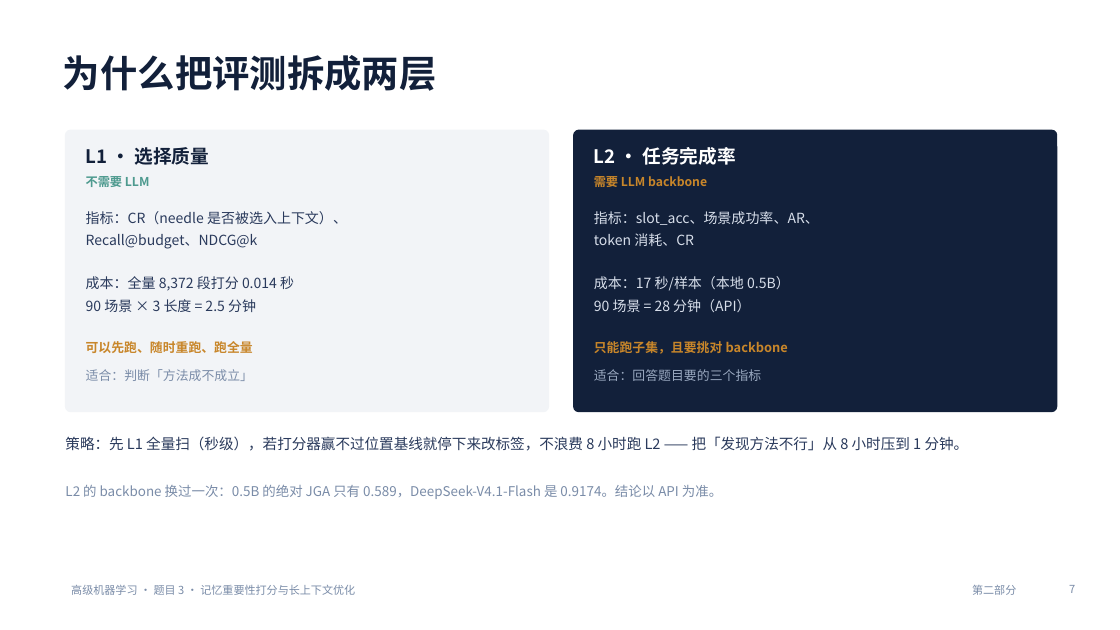
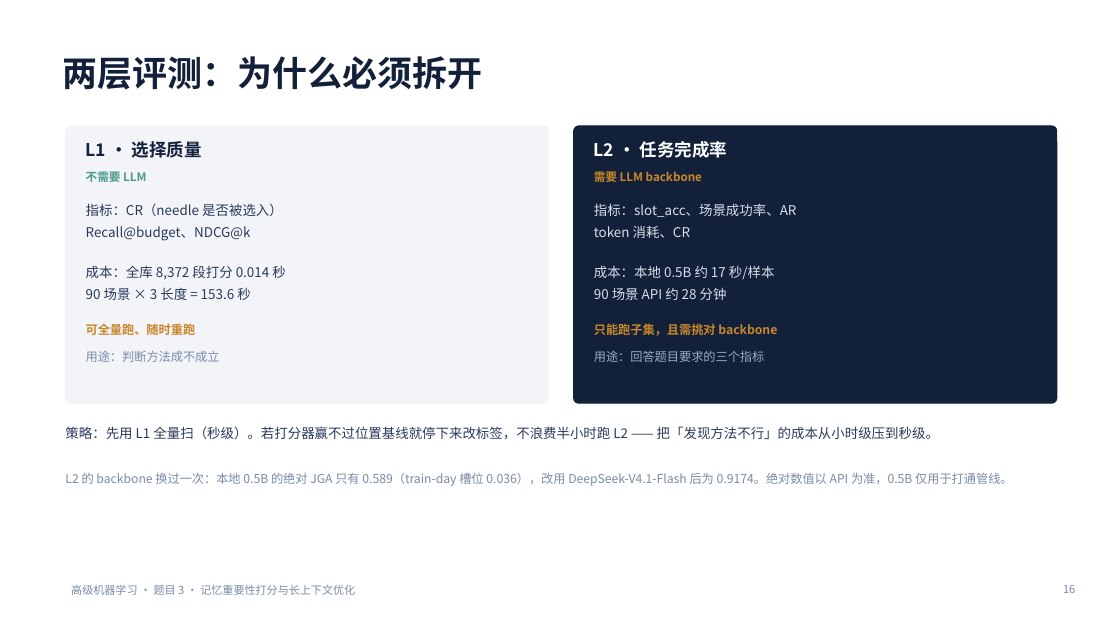
Before and after one commit to MinamiFi/machine_learning_homework, a slide deck: slide 16 of exp/slides/题目三_记忆打分_汇报.pptx (slide 7 before the commit). Drawn at 1120x630 pixels with LibreOffice and Linux fonts; fonts in the diff are those of the drawing. Boxes give left, top, right and bottom in pixels: in the first picture for what was removed or moved away, otherwise in the second. Text is boxed around its words. In the diff, an @@ line names an element or a change of style, - is before the commit and + after.

```diff
--- a/exp/slides/题目三_记忆打分_汇报.pptx
+++ b/exp/slides/题目三_记忆打分_汇报.pptx
@@ title at (63,56,483,90): text changed; size 32 to 30 pt @@
-为什么把评测拆成两层
+两层评测：为什么必须拆开
@@ rounded rectangle: place and size @@
-rounded rectangle at (66,130,549,412)
+rounded rectangle at (66,126,549,403)
@@ text "L1 · 选择质量" at (86,141,202,158): size 16 to 15 pt @@
@@ rounded rectangle: place and size @@
-rounded rectangle at (574,130,1057,412)
+rounded rectangle at (574,126,1057,403)
@@ text "L2 · 任务完成率" at (594,141,727,158): size 16 to 15 pt @@
@@ text "不需要 LLM" at (86,171,146,182): size 10.5 to 10 pt @@
@@ text "需要 LLM backbone" at (594,169,702,185): size 10.5 to 10 pt @@
@@ text at (86,203,283,216): text changed; size 12 to 11.5 pt @@
-指标：CR（needle 是否被选入上下文）、
+指标：CR（needle 是否被选入）
@@ text at (594,203,797,217): text changed; size 12 to 11.5 pt @@
-指标：slot_acc、场景成功率、AR、
+指标：slot_acc、场景成功率、AR
@@ text at (86,226,251,241): size 12 to 11.5 pt in "Recall@budget、NDCG@k" @@
@@ text at (594,225,690,238): size 12 to 11.5 pt in "token 消耗、CR" @@
@@ text at (86,265,285,300): text changed; size 12 to 11.5 pt @@
-成本：全量 8,372 段打分 0.014 秒
-90 场景 × 3 长度 = 2.5 分钟
+成本：全库 8,372 段打分 0.014 秒
+90 场景 × 3 长度 = 153.6 秒
@@ text at (594,265,775,300): text changed; size 12 to 11.5 pt @@
-成本：17 秒/样本（本地 0.5B）
-90 场景 = 28 分钟（API）
+成本：本地 0.5B 约 17 秒/样本
+90 场景 API 约 28 分钟
@@ text at (86,323,196,335): text changed; size 11 to 10.5 pt @@
-可以先跑、随时重跑、跑全量
+可全量跑、随时重跑
@@ text at (594,323,777,336): text changed; size 11 to 10.5 pt @@
-只能跑子集，且要挑对 backbone
+只能跑子集，且需挑对 backbone
@@ text at (86,351,220,362): text changed; size 11 to 10.5 pt @@
-适合：判断「方法成不成立」
+用途：判断方法成不成立
@@ text at (594,351,764,362): text changed; size 11 to 10.5 pt @@
-适合：回答题目要的三个指标
+用途：回答题目要求的三个指标
@@ text at (65,426,939,439): text changed; size 12.5 to 11.5 pt @@
-策略：先 L1 全量扫（秒级），若打分器赢不过位置基线就停下来改标签，不浪费 8 小时跑 L2 —— 把「发现方法不行」从 8 小时压到 1 分钟。
+策略：先用 L1 全量扫（秒级）。若打分器赢不过位置基线就停下来改标签，不浪费半小时跑 L2 —— 把「发现方法不行」的成本从小时级压到秒级。
@@ text at (65,473,1012,486): text changed; size 11.5 to 10.5 pt @@
-L2 的 backbone 换过一次：0.5B 的绝对 JGA 只有 0.589，DeepSeek-V4.1-Flash 是 0.9174。结论以 API 为准。
+L2 的 backbone 换过一次：本地 0.5B 的绝对 JGA 只有 0.589（train-day 槽位 0.036），改用 DeepSeek-V4.1-Flash 后为 0.9174。绝对数值以 API 为准，0.5B 仅用于打通管线。
@@ text removed at (972,585,1016,595) @@
-第二部分
@@ page number at (1063,585,1075,593): text changed @@
-7
+16
```
Also in this commit, not shown: 13 other slides changed, 21 slides added, 2 slides removed, 7 other files.
